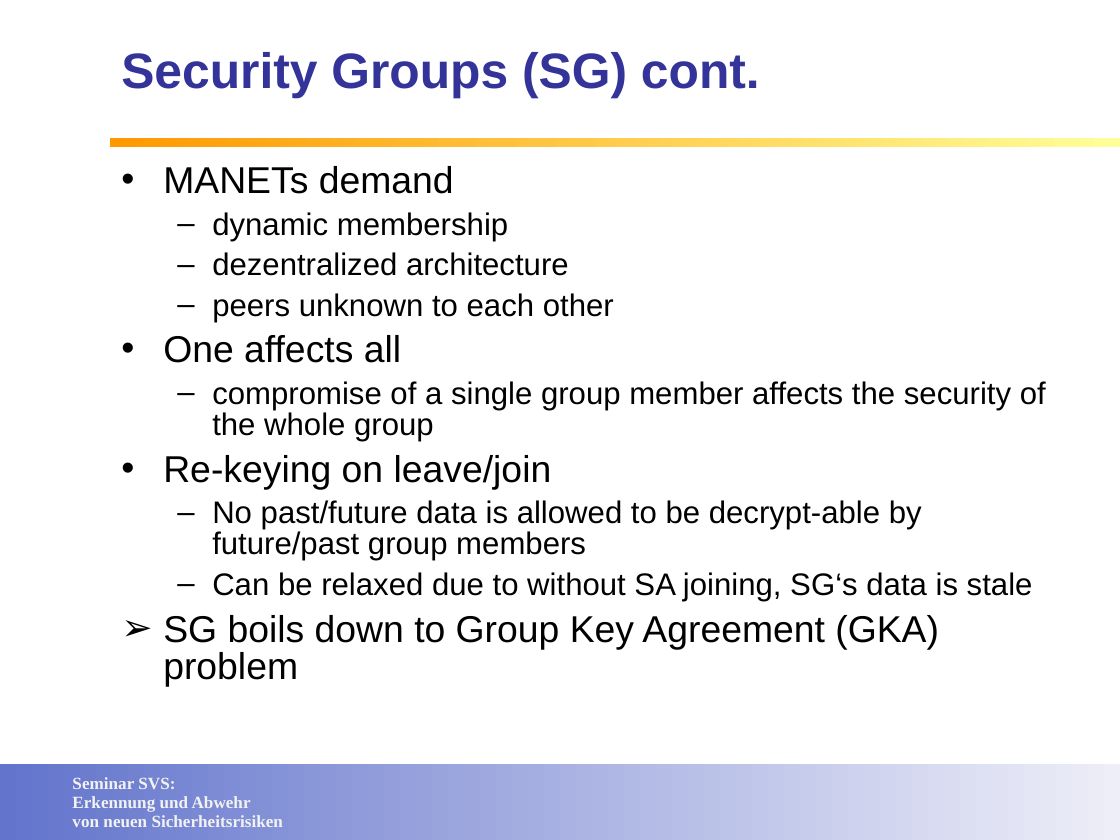
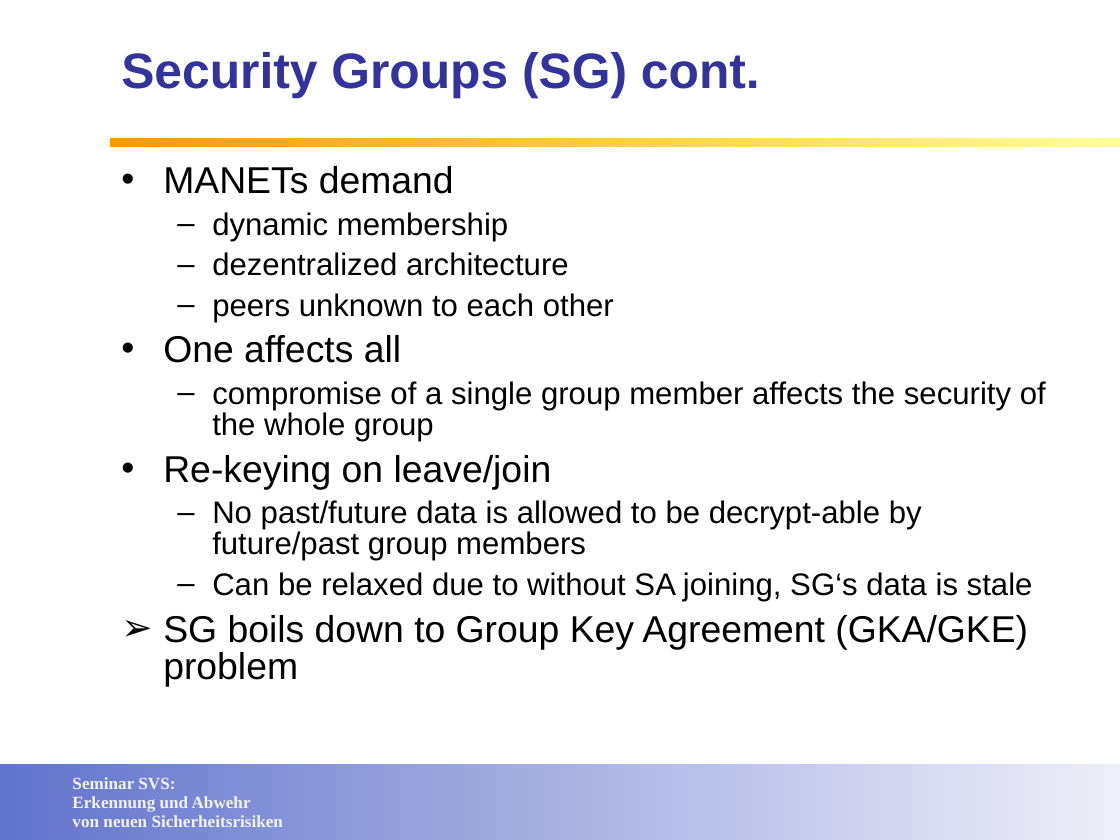
Before and after one commit to lemmy/SecuredSLP, a slide deck: slide 15 of doc/Service Discovery in open networks.ppt. Drawn at 1120x840 pixels with LibreOffice and Linux fonts; fonts in the diff are those of the drawing; background and template pictures are left out. Boxes give left, top, right and bottom in pixels: in the first picture for what was removed or moved away, otherwise in the second. Text is boxed around its words. In the diff, an @@ line names an element or a change of style, - is before the commit and + after.

```diff
--- a/doc/Service Discovery in open networks.ppt
+++ b/doc/Service Discovery in open networks.ppt
@@ text at <box>163,615,1028,687</box>: text changed @@
-➢ SG boils down to Group Key Agreement (GKA) problem
+➢ SG boils down to Group Key Agreement (GKA/GKE) problem
```
Also in this commit, not shown: 1 other slide changed, 1 slide added.
